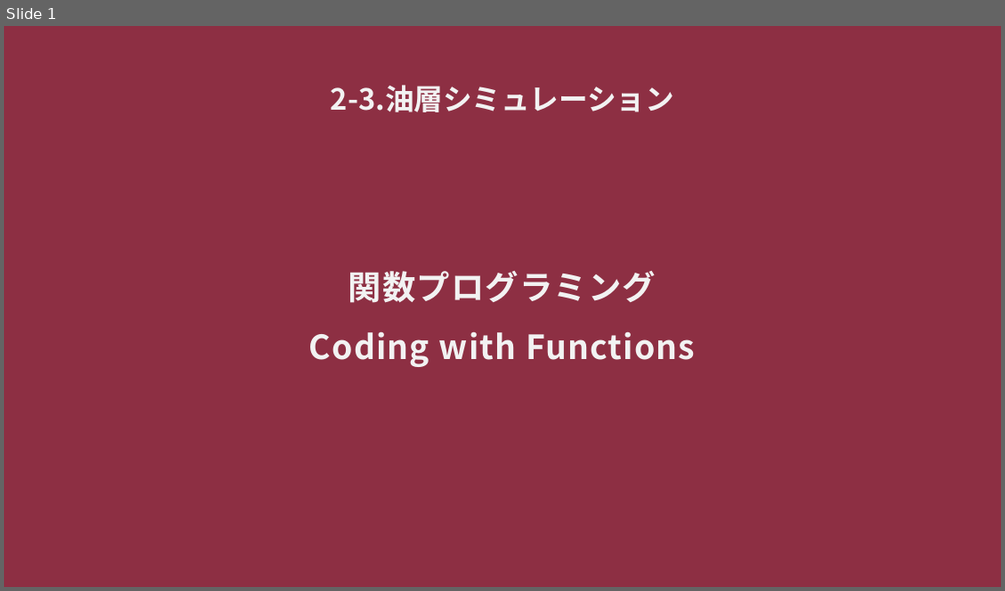
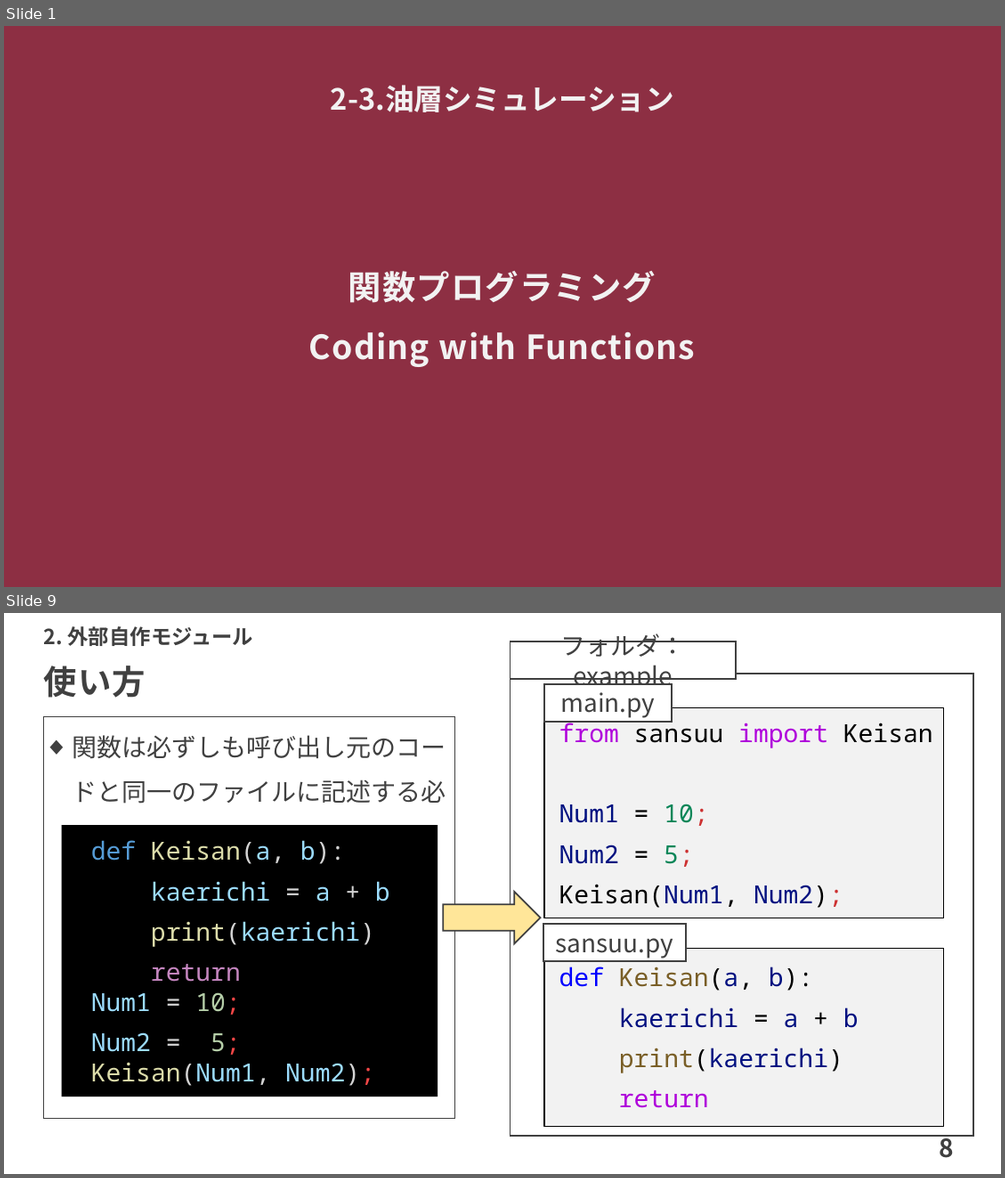
Before and after one commit to te288/intro_to_NA2022, a slide deck: Intro2ResSim/CodingWithFunctions.pptx. Shown one above the other, each under a label of ours: slide 1 before the commit, slides 1 and 9 after it; the slides between them are not shown. The pictures are 1005x591 and 1005x1178 pixels, drawn with LibreOffice and Linux fonts; fonts in the diff are those of the drawing. Boxes give left, top, right and bottom in pixels: in the first picture for what was removed or moved away, otherwise in the second. Text is boxed around its words. In the diff, an @@ line names an element or a change of style, - is before the commit and + after.

```diff
--- a/Intro2ResSim/CodingWithFunctions.pptx
+++ b/Intro2ResSim/CodingWithFunctions.pptx
@@ slide 9 added at [4,613,1001,1174], background #FFFFFF @@
@@ text added at [44,626,254,646], 20 pt, text #404040, bold @@
+2. 外部自作モジュール
@@ title added at [44,666,146,698], 32 pt, text #404040, bold @@
+使い方
@@ rectangle added at [510,642,736,680], fill #FFFFFF, outline #404040 1.5 pt, 24 pt, text #404040 @@
+フォルダ：example
@@ rectangle added at [510,674,974,1135], outline #404040 1.5 pt @@
@@ rectangle added at [544,684,672,722], fill #FFFFFF, outline #404040 1.5 pt, 24 pt, text #404040 @@
+main.py
@@ text added at [44,717,455,1118], outline #404040 0.75 pt, 24 pt, text #404040 @@
+◆ 関数は必ずしも呼び出し元のコードと同一のファイルに記述する必要はない。
@@ rectangle added at [544,708,944,918], fill #F2F2F2, outline #000000 1 pt, 24 pt, text #000000 @@
+from sansuu import Keisan
+Num1 = 10;
+Num2 = 5;
+Keisan(Num1, Num2);
@@ rectangle added at [62,826,437,1097], fill #000000, 24 pt, text #9CDCFE @@
+def Keisan(a, b):
+kaerichi = a + b
+print(kaerichi)
+return
+Num1 = 10;
+Num2 = 5;
+Keisan(Num1, Num2);
@@ right arrow added at [443,892,540,943], fill #FFE699, outline #404040 1.5 pt @@
@@ rectangle added at [544,925,686,962], fill #FFFFFF, outline #404040 1.5 pt, 24 pt, text #404040 @@
+sansuu.py
@@ rectangle added at [544,948,944,1126], fill #F2F2F2, outline #000000 1 pt, 24 pt, text #001080 @@
+def Keisan(a, b):
+kaerichi = a + b
+print(kaerichi)
+return
@@ page number added at [938,1135,954,1158], 24 pt, text #404040, bold @@
+8
```
Also in this commit, not shown: 1 slide changed, 10 other slides added, 1 slide removed, 14 other files.
